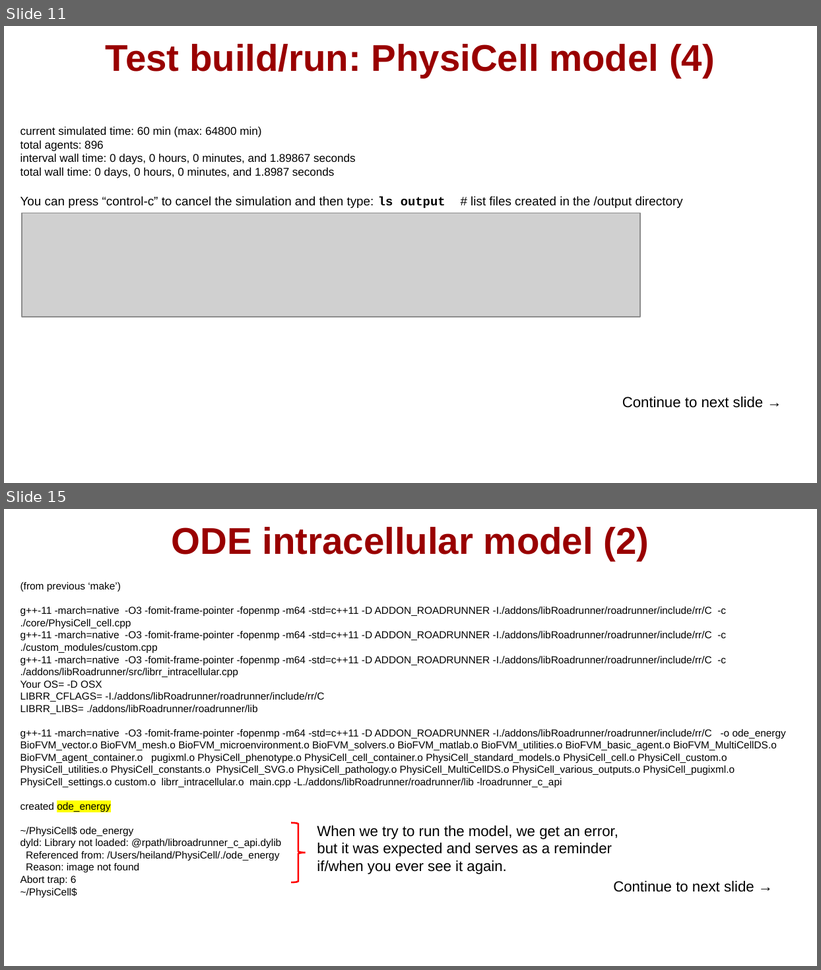
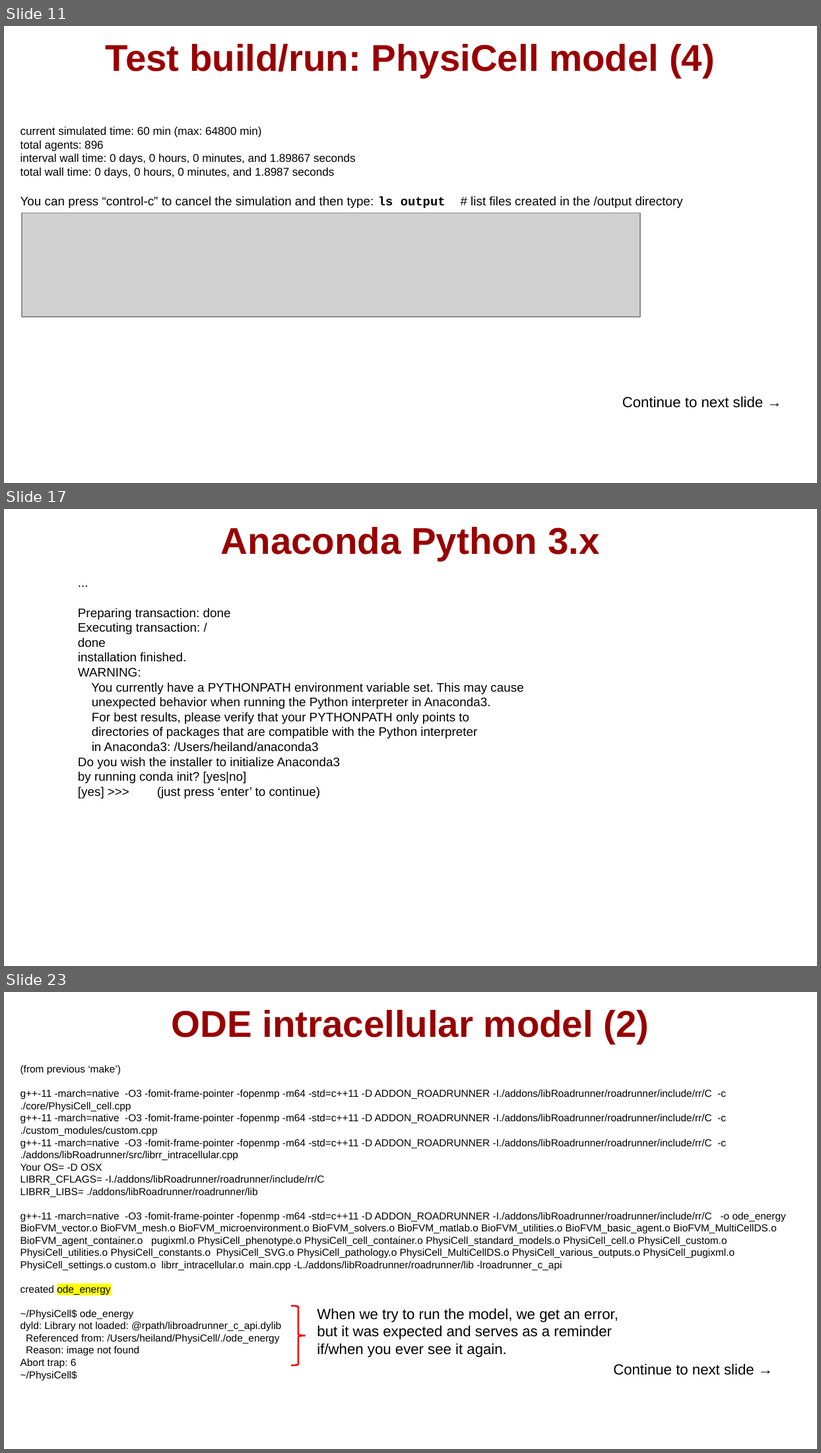
Before and after one commit to physicell-training/ws2021, a slide deck: pptx_source/PhysiCell_ws2021_macOS_setup.pptx. Shown one above the other, each under a label of ours: slides 11 and 15 before the commit, slides 11, 17 and 23 after it; the slides between them are not shown. The pictures are 821x970 and 821x1453 pixels, drawn with LibreOffice and Linux fonts; fonts in the diff are those of the drawing; grey boxes stand for pictures; background and template pictures are left out. Boxes give left, top, right and bottom in pixels: in the first picture for what was removed or moved away, otherwise in the second. Text is boxed around its words. In the diff, an @@ line names an element or a change of style, - is before the commit and + after.

Commit message:
initial commit

```diff
--- a/pptx_source/PhysiCell_ws2021_macOS_setup.pptx
+++ b/pptx_source/PhysiCell_ws2021_macOS_setup.pptx
@@ slide 17 added at (4,509,817,966), background #FFFFFF @@
@@ title added at (221,527,599,560), 33 pt, text #990000, bold @@
+Anaconda Python 3.x
@@ text added at (78,608,523,799), 11 pt, text #000000 @@
+...
+Preparing transaction: done
+Executing transaction: /
+done
+installation finished.
+WARNING:
+You currently have a PYTHONPATH environment variable set. This may cause
+unexpected behavior when running the Python interpreter in Anaconda3.
+For best results, please verify that your PYTHONPATH only points to
+directories of packages that are compatible with the Python interpreter
+in Anaconda3: /Users/heiland/anaconda3
+Do you wish the installer to initialize Anaconda3
+by running conda init? [yes|no]
+[yes] >>> (just press ‘enter’ to continue)
@@ what was slide 15 is now slide 23 @@
```
Also in this commit, not shown: 4 slides changed, 8 other slides added.
